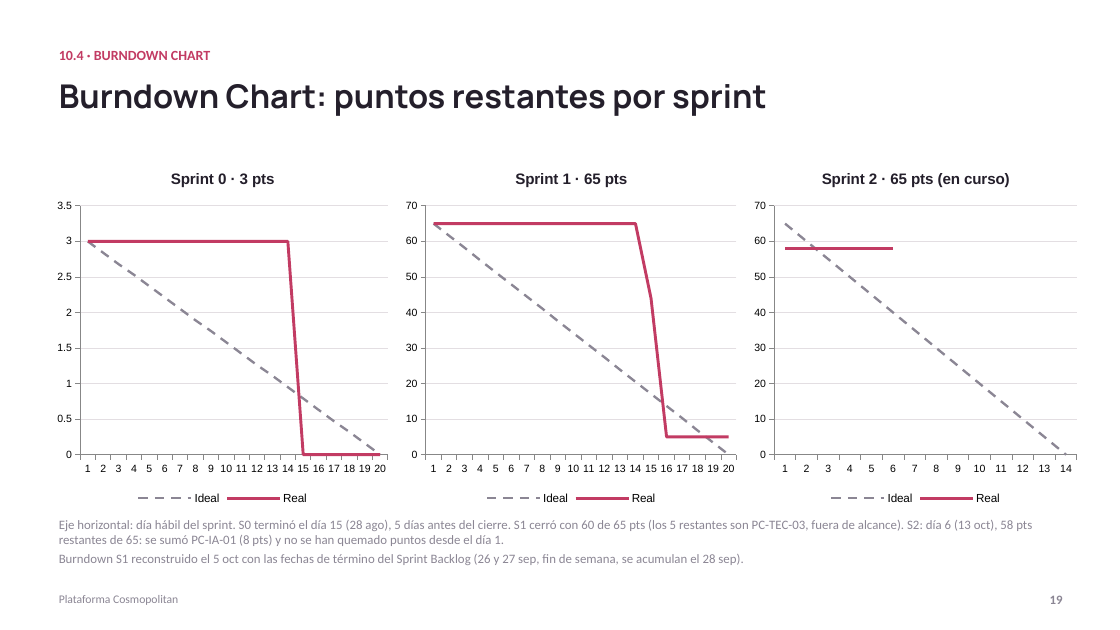
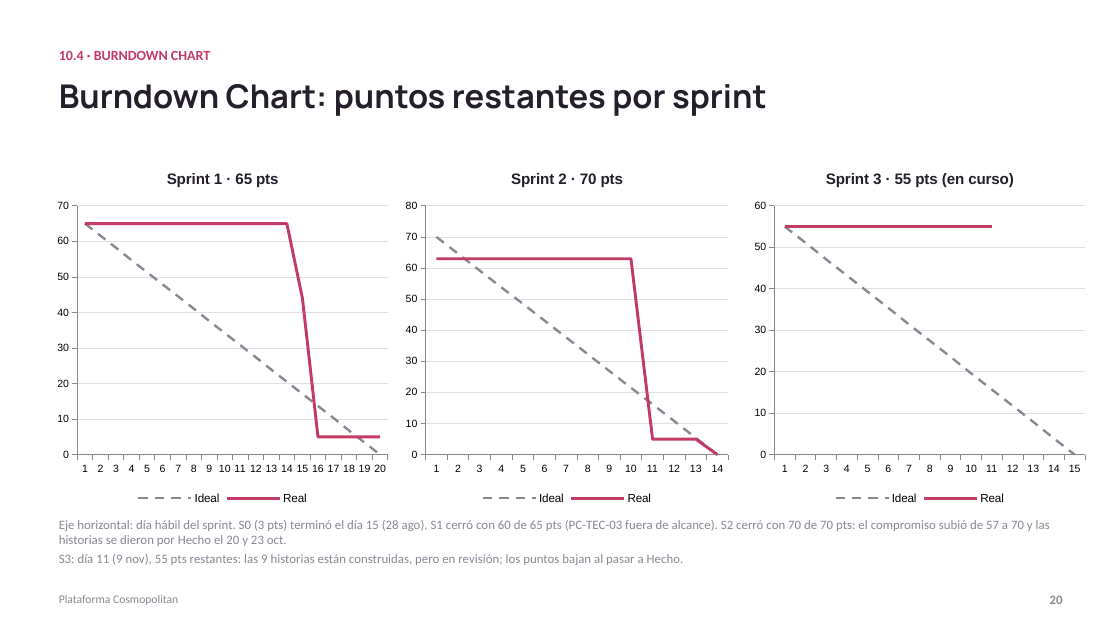
Before and after one commit to ChristianCuadra/capstone, a slide deck: slide 20 of Fase 2/Evidencias Proyecto/Presentación Proyecto.pptx (slide 19 before the commit). Drawn at 1120x630 pixels with LibreOffice and Linux fonts; fonts in the diff are those of the drawing. Boxes give left, top, right and bottom in pixels: in the first picture for what was removed or moved away, otherwise in the second. Text is boxed around its words. In the diff, an @@ line names an element or a change of style, - is before the commit and + after.

```diff
--- a/Fase 2/Evidencias Proyecto/Presentación Proyecto.pptx
+++ b/Fase 2/Evidencias Proyecto/Presentación Proyecto.pptx
@@ line chart: place and size @@
-line chart at (399,155,744,508)
+line chart at (50,155,395,508)
@@ line chart: place and size @@
-line chart at (748,155,1084,508)
+line chart at (399,155,735,508)
@@ line chart at (399,155,735,508) @@
@@ title "Sprint 2 · 65 pts (en curso)" to "Sprint 2 · 70 pts" @@
-Ideal: 65, 60, 55, 50, 45, 40, 35, 30, 25, 20, 15, 10, 5, 0
+Ideal: 70, 65, 59, 54, 48, 43, 38, 32, 27, 22, 16, 11, 5, 0
-Real: 58, 58, 58, 58, 58, 58, -, -, -, -, -, -, -, -
+Real: 63, 63, 63, 63, 63, 63, 63, 63, 63, 63, 5, 5, 5, 0
@@ line chart at (748,155,1092,508) @@
@@ title "Sprint 0 · 3 pts" to "Sprint 3 · 55 pts (en curso)" @@
-categories: 1, 2, 3, 4, 5, 6, 7, 8, 9, 10, 11, 12, 13, 14, 15, 16, 17, 18, 19, 20
+categories: 1, 2, 3, 4, 5, 6, 7, 8, 9, 10, 11, 12, 13, 14, 15
-Ideal: 3, 2.84, 2.68, 2.53, 2.37, 2.21, 2.05, 1.89, 1.74, 1.58, 1.42, 1.26, 1.11, 0.95, 0.79, 0.63, 0.47, 0.32, 0.16, 0
+Ideal: 55, 51, 47, 43, 39, 35, 31, 28, 24, 20, 16, 12, 8, 4, 0
-Real: 3, 3, 3, 3, 3, 3, 3, 3, 3, 3, 3, 3, 3, 3, 0, 0, 0, 0, 0, 0
+Real: 55, 55, 55, 55, 55, 55, 55, 55, 55, 55, 55, -, -, -, -
@@ line chart: place and size @@
-line chart at (50,155,395,508)
+line chart at (748,155,1092,508)
@@ text at (59,520,1050,565): text changed @@
-Eje horizontal: día hábil del sprint. S0 terminó el día 15 (28 ago), 5 días antes del cierre. S1 cerró con 60 de 65 pts (los 5 restantes son PC-TEC-03, fuera de alcance). S2: día 6 (13 oct), 58 pts restantes de 65: se sumó PC-IA-01 (8 pts) y no se han quemado puntos desde el día 1.
-Burndown S1 reconstruido el 5 oct con las fechas de término del Sprint Backlog (26 y 27 sep, fin de semana, se acumulan el 28 sep).
+Eje horizontal: día hábil del sprint. S0 (3 pts) terminó el día 15 (28 ago). S1 cerró con 60 de 65 pts (PC-TEC-03 fuera de alcance). S2 cerró con 70 de 70 pts: el compromiso subió de 57 a 70 y las historias se dieron por Hecho el 20 y 23 oct.
+S3: día 11 (9 nov), 55 pts restantes: las 9 historias están construidas, pero en revisión; los puntos bajan al pasar a Hecho.
@@ text at (1050,595,1063,604): text changed @@
-19
+20
```
Also in this commit, not shown: 13 other slides changed, 1 slide added, 4 other files.
